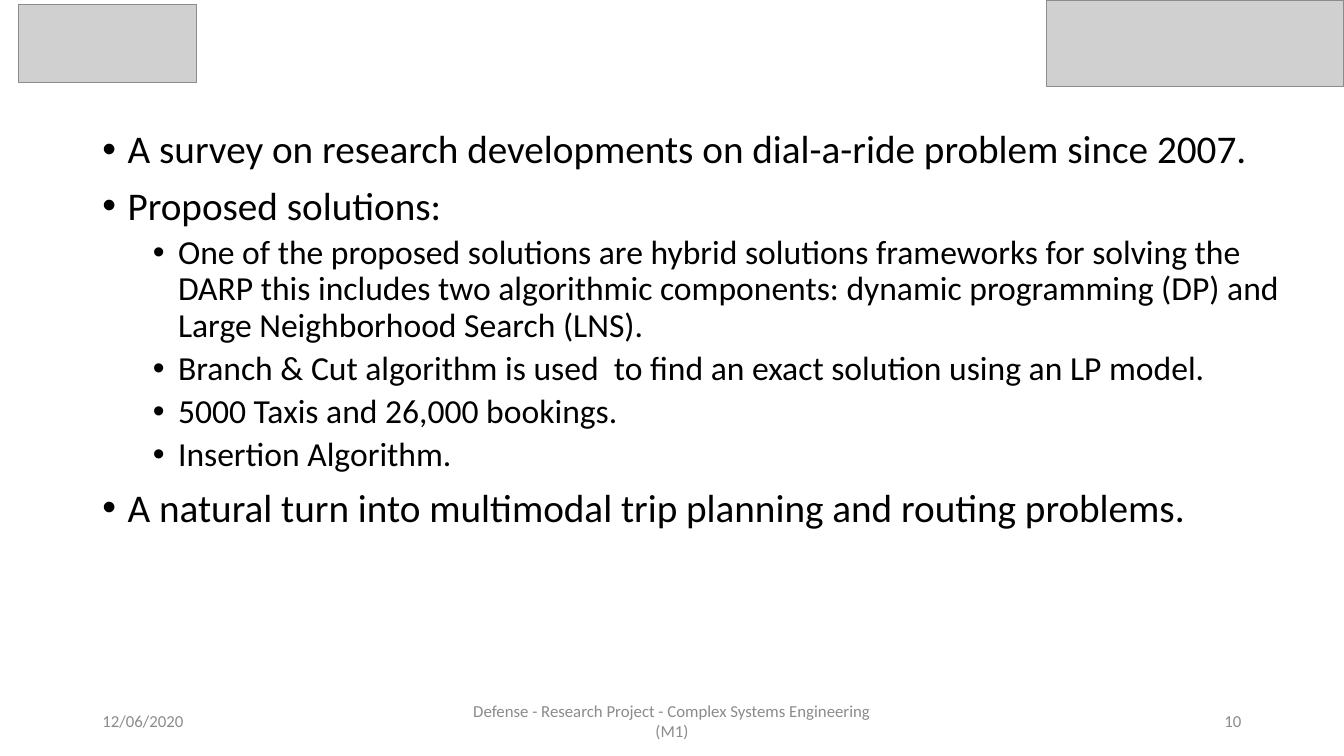
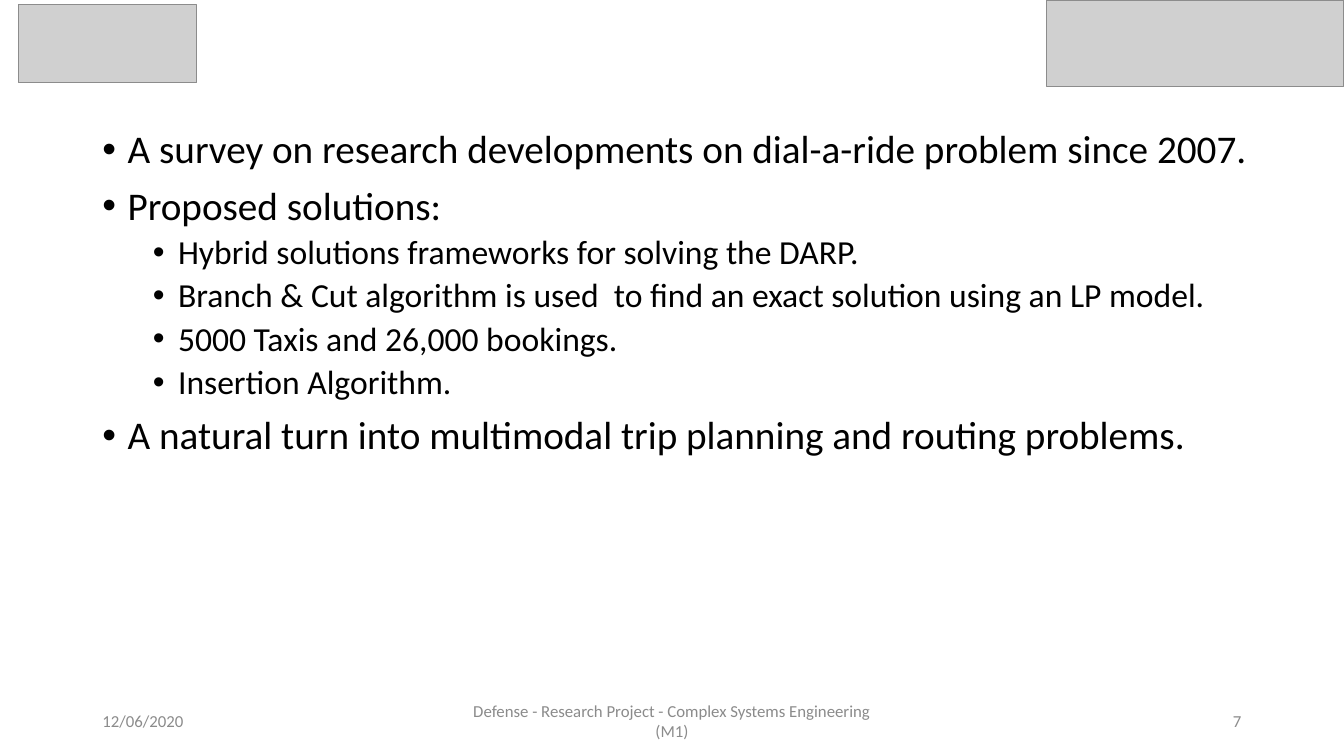
Before and after one commit to AymanABDELHAMID/OD_MTO_DARP, a slide deck: slide 7 of Presentation/presentation_AymanMahmoud.pptx (slide 10 before the commit). Drawn at 1344x756 pixels with LibreOffice and Linux fonts; fonts in the diff are those of the drawing; grey boxes stand for pictures. Boxes give left, top, right and bottom in pixels: in the first picture for what was removed or moved away, otherwise in the second. Text is boxed around its words. In the diff, an @@ line names an element or a change of style, - is before the commit and + after.

```diff
--- a/Presentation/presentation_AymanMahmoud.pptx
+++ b/Presentation/presentation_AymanMahmoud.pptx
@@ text at [178,240,858,270]: text changed @@
-  • One of the proposed solutions are hybrid solutions frameworks for solving the DARP this includes two algorithmic components: dynamic programming (DP) and Large Neighborhood Search (LNS).
+  • Hybrid solutions frameworks for solving the DARP.
@@ page number at [1233,716,1241,727]: text changed @@
-10
+7
```
Also in this commit, not shown: 14 other slides changed, 1 slide added, 4 slides removed, 2 other files.
